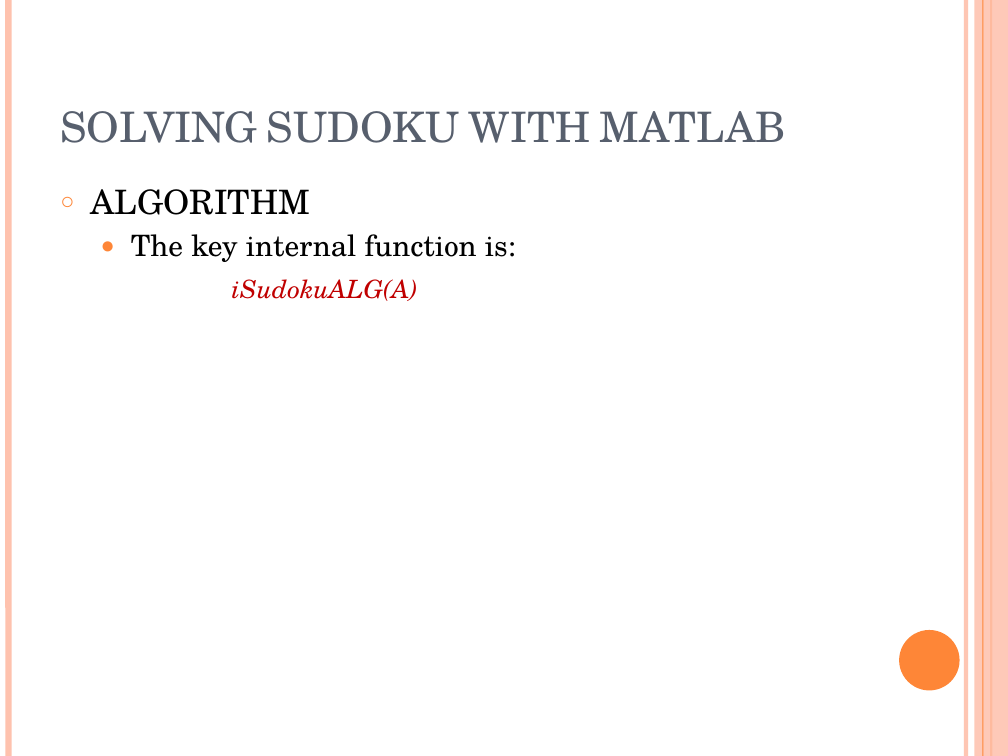
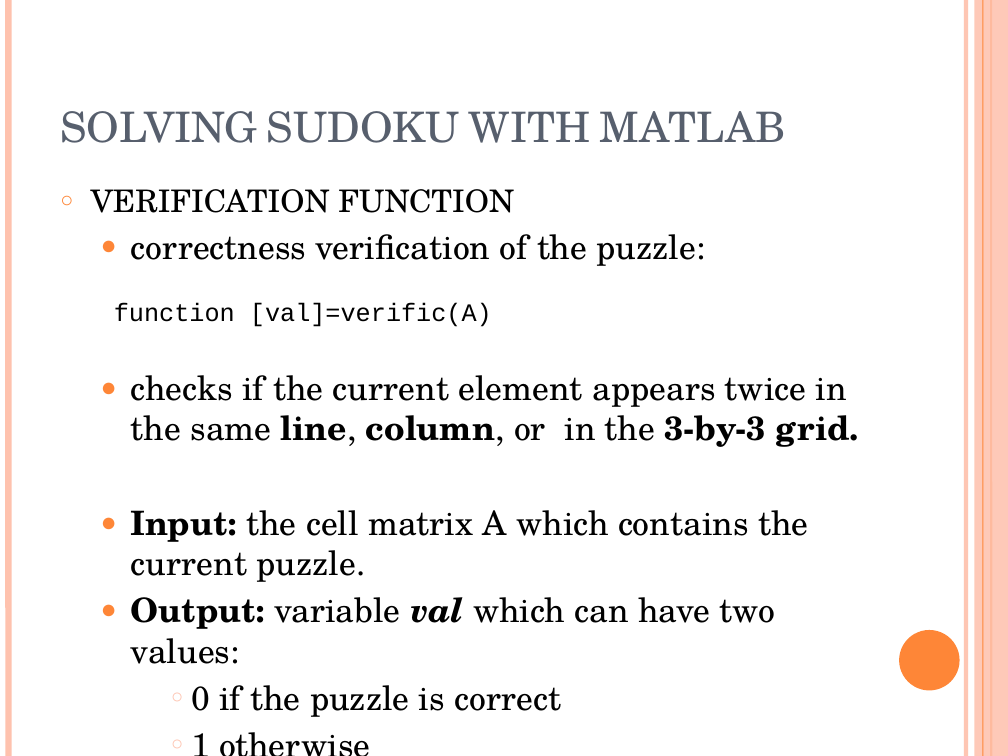
Before and after one commit to VivekVeeri/i-sudoku-matlab, a slide deck: slide 1 of doc/SOLVING SUDOKU WITH MATLAB.pptx (slide 8 before the commit). Drawn at 1008x756 pixels with LibreOffice and Linux fonts; fonts in the diff are those of the drawing. Boxes give left, top, right and bottom in pixels: in the first picture for what was removed or moved away, otherwise in the second. Text is boxed around its words. In the diff, an @@ line names an element or a change of style, - is before the commit and + after.

```diff
--- a/doc/SOLVING SUDOKU WITH MATLAB.pptx
+++ b/doc/SOLVING SUDOKU WITH MATLAB.pptx
@@ text at (91, 189, 860, 717): text changed; size 21 to 24.1 pt @@
-○ ALGORITHM
-  ● The key internal function is:
-  iSudokuALG(A)
+○ VERIFICATION FUNCTION
+  ● correctness verification of the puzzle:
+  ● checks if the current element appears twice in the same line, column, or in the 3-by-3 grid.
+  ● Input: the cell matrix A which contains the current puzzle.
+  ● Output: variable val which can have two values:
+      ○ 0 if the puzzle is correct
+      ○ 1 otherwise
@@ text added at (114, 302, 492, 327), 18 pt, text #000000 @@
+function [val]=verific(A)
```
Also in this commit, not shown: 1 other slide changed, 3 slides added, 19 slides removed.
